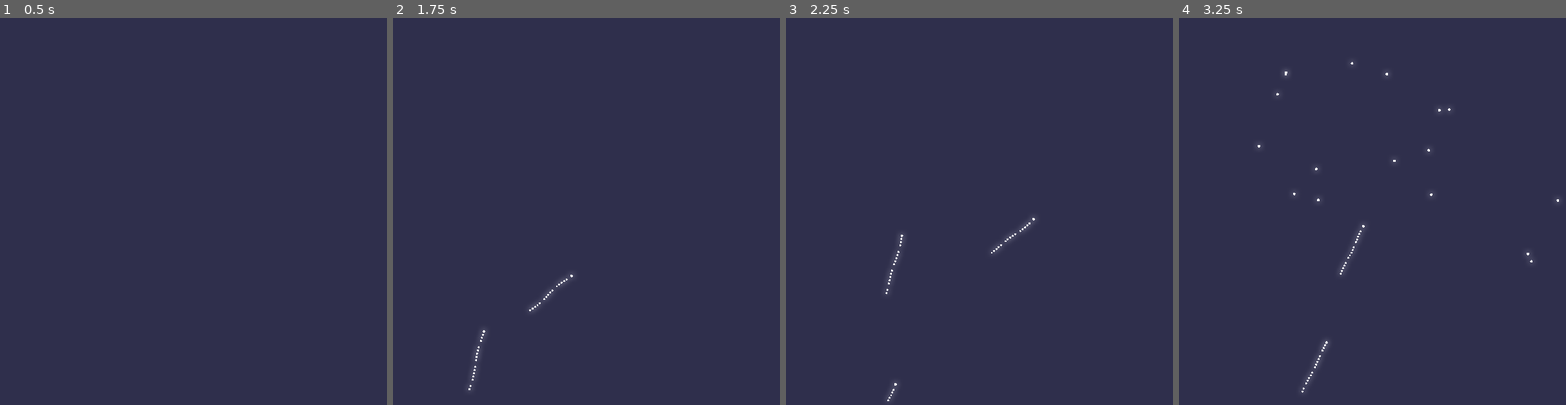
Above: before the commit, frames 1-4 (left to right).
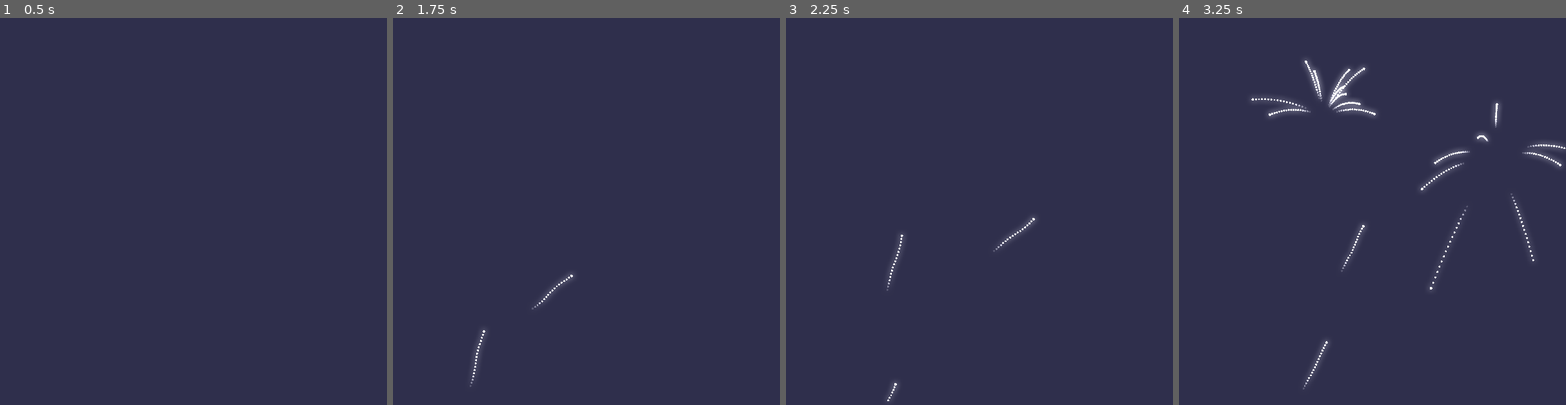
Above: after the commit, the same moments.

Repository: TripleCubes/AnimeSketch2023sSketchtoberDay19th
Game: Godot game, scene res://Scenes/view.tscn
Same seed, same stepped clock (60 frames per second), same inputs: the game is played once before the commit and once after it.
Inputs (mouse positions are in pixels of both pictures, inside the frame that each line leads up to):
- Up to frame 1 (0.5 s): no input
- Up to frame 2 (1.75 s): tap Enter at 0.5 s; move the mouse to (671, 192) at 0.52 s; click (671, 192) at 0.6 s; move the mouse to (509, 230) at 1.27 s; click (509, 230) at 1.35 s
- Up to frame 3 (2.25 s): move the mouse to (1018, 126) at 2.02 s; click (1018, 126) at 2.1 s
- Up to frame 4 (3.25 s): move the mouse to (1353, 288) at 2.77 s; click (1353, 288) at 2.85 s

Frame 1 is identical in both runs. In frame 2, less than 0.1% of the frame differs, in the area x 19-46%, y 66-97%; in frame 3, less than 0.1%; in frame 4, 1.9%, in the area x 18-100%, y 10-97%.

Commit message:
Add trail for poped firework, make firework pop bias up particles

Diff:
--- a/Fireworks/Scripts/Fireworks/base_firework.gd
+++ b/Fireworks/Scripts/Fireworks/base_firework.gd
@@ -1,14 +1,11 @@
 class_name BaseFirework
 extends Node
 
-const FIREWORK_EXIST_FOR_MSEC: = 10000
-# const FIREWORK_EXIST_FOR_MSEC: = 2000
-
 static func create(init_pos: Vector2, init_dir: Vector2, init_speed: float, init_color: Color,
-					depth: int, draw_func: Callable, update_func: Callable) -> Dictionary:
+					depth: int, exist_for_msec, draw_func: Callable, update_func: Callable) -> Dictionary:
 	return {
 		created_at_msec = Time.get_ticks_msec(),
-		exist_for_msec = FIREWORK_EXIST_FOR_MSEC,
+		exist_for_msec = exist_for_msec,
 		depth = depth,
 		draw_func = draw_func,
 		update_func = update_func,
@@ -20,5 +17,5 @@
 		remove_next_frame = false,
 
 		trail_created = 0,
-		trail_delay_msec = 20.0,
+		trail_delay_msec = 5.0,
 	}
--- a/Fireworks/Scripts/Fireworks/firework_0.gd
+++ b/Fireworks/Scripts/Fireworks/firework_0.gd
@@ -1,7 +1,7 @@
 class_name Firework_0
 extends Node2D
 
-static func create_and_add(depth: int, in_pos_dir: = Vector2(0, 0)) -> void:
+static func create_and_add(depth: int, in_pos_dir: = Vector2(0, 0), exist_for_msec: float = 10000) -> void:
 	var pos: Vector2
 	var dir: Vector2
 	if depth == 0:
@@ -12,10 +12,11 @@
 			dir = (in_pos_dir - pos).normalized()
 	else:
 		pos = in_pos_dir
-		dir = GF.rnd_dir()
+		dir = GF.rnd_dir_bias_up()
 
 	var firework: = BaseFirework.create(pos, dir, randf_range(200, 350), Color(1, 1, 1),
-										depth, Firework_0._firework_draw, Firework_0._firework_update)
+										depth, exist_for_msec,
+										Firework_0._firework_draw, Firework_0._firework_update)
 
 	firework.pop_h = randf_range(150, 350)
 	firework.actual_pos = pos
@@ -23,10 +24,15 @@
 	GV.firework_launcher.list.append(firework)
 
 static func _firework_draw(firework: Dictionary) -> void:
-	GV.firework_launcher.draw_circle(firework.actual_pos, 2, firework.color)
+	var opacity: = float(firework.exist_for_msec - (Time.get_ticks_msec() - firework.created_at_msec)) / 100
+	GV.firework_launcher.draw_circle(firework.actual_pos, 2,
+									Color(firework.color.r, firework.color.g, firework.color.b, opacity))
 
 static func _firework_update(_delta: float, firework: Dictionary) -> void:
 	firework.pos += firework.dir * _delta * firework.speed
+
+	if firework.depth >= 1:
+		firework.pos += Vector2(0, 0.5 * (float(Time.get_ticks_msec()) - firework.created_at_msec)) * _delta
 
 	if firework.depth == 0:
 		var angle: float = firework.pos.angle_to_point(firework.pos + firework.dir) + PI/2
@@ -39,13 +45,12 @@
 	if firework.depth == 0 and firework.pos.y <= firework.pop_h:
 		_pop_firework(firework)
 
-	if firework.depth == 0 \
-	and firework.trail_created * firework.trail_delay_msec < Time.get_ticks_msec() - firework.created_at_msec:
+	if firework.trail_created * firework.trail_delay_msec < Time.get_ticks_msec() - firework.created_at_msec:
 		Trail_0.create_and_add(firework.actual_pos, Vector2(0, 0))
 		firework.trail_created += 1
 
 static func _pop_firework(firework: Dictionary) -> void:
 	for i in randf_range(7, 10):
-		create_and_add(firework.depth + 1, firework.pos)
+		create_and_add(firework.depth + 1, firework.pos, randf_range(500, 800))
 
 	firework.remove_next_frame = true
--- a/Fireworks/Scripts/Fireworks/trail_0.gd
+++ b/Fireworks/Scripts/Fireworks/trail_0.gd
@@ -8,7 +8,9 @@
 	GV.firework_launcher.list.append(trail)
 
 static func _trail_draw(trail: Dictionary) -> void:
-	GV.firework_launcher.draw_circle(trail.pos, 1.5, trail.color)
+	var opacity: = float(trail.exist_for_msec - (Time.get_ticks_msec() - trail.created_at_msec)) / 100
+	GV.firework_launcher.draw_circle(trail.pos, 1.5,
+									Color(trail.color.r, trail.color.g, trail.color.b, opacity))
 
 static func _trail_update(_delta: float, trail: Dictionary) -> void:
 	pass
--- a/Fireworks/Scripts/Singletons/global_functions.gd
+++ b/Fireworks/Scripts/Singletons/global_functions.gd
@@ -15,3 +15,11 @@
 const RND_DIR_UP_ROTATION_RANGE: float = deg_to_rad(30)
 func rnd_dir_up() -> Vector2:
 	return Vector2(0, -1).rotated(randf_range(-RND_DIR_UP_ROTATION_RANGE, RND_DIR_UP_ROTATION_RANGE))
+
+func rnd_dir_bias_up() -> Vector2:
+	var dice: = randf_range(0, 10)
+
+	if dice > 2:
+		return Vector2(0, -1).rotated(randf_range(-PI/2, PI/2))
+
+	return Vector2(0, 1).rotated(randf_range(-PI/2, PI/2))
